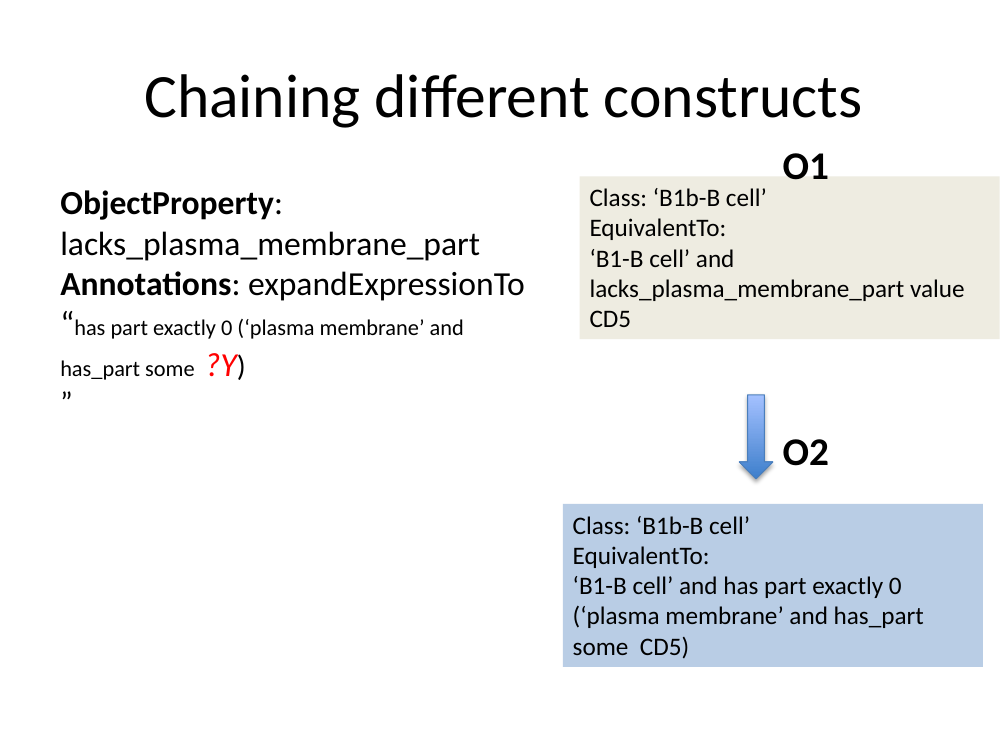
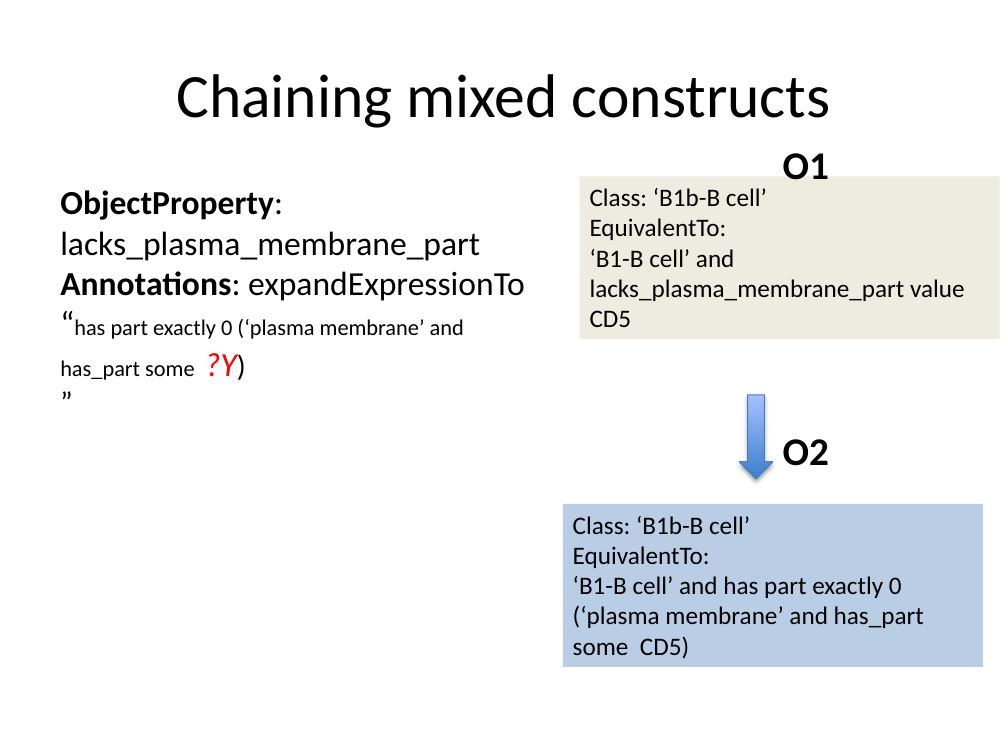
Before and after one commit to cmungall/obo2owl, a slide deck: slide 19 of papers/owled-macros-panel.pptx (slide 18 before the commit). Drawn at 1008x756 pixels with LibreOffice and Linux fonts; fonts in the diff are those of the drawing. Boxes give left, top, right and bottom in pixels: in the first picture for what was removed or moved away, otherwise in the second. Text is boxed around its words. In the diff, an @@ line names an element or a change of style, - is before the commit and + after.

```diff
--- a/papers/owled-macros-panel.pptx
+++ b/papers/owled-macros-panel.pptx
@@ title at (176,74,831,128): text changed @@
-Chaining different constructs
+Chaining mixed constructs
```
Also in this commit, not shown: 3 other slides changed, 1 slide added.
